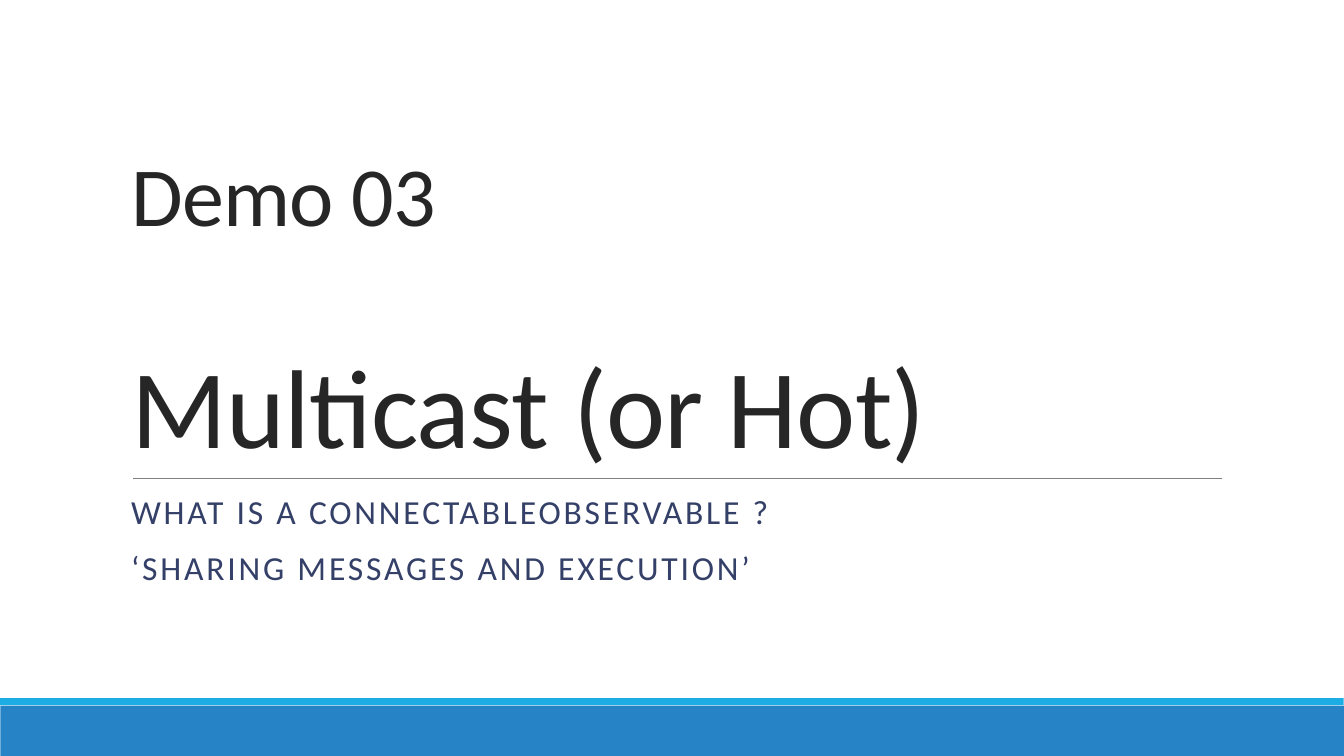
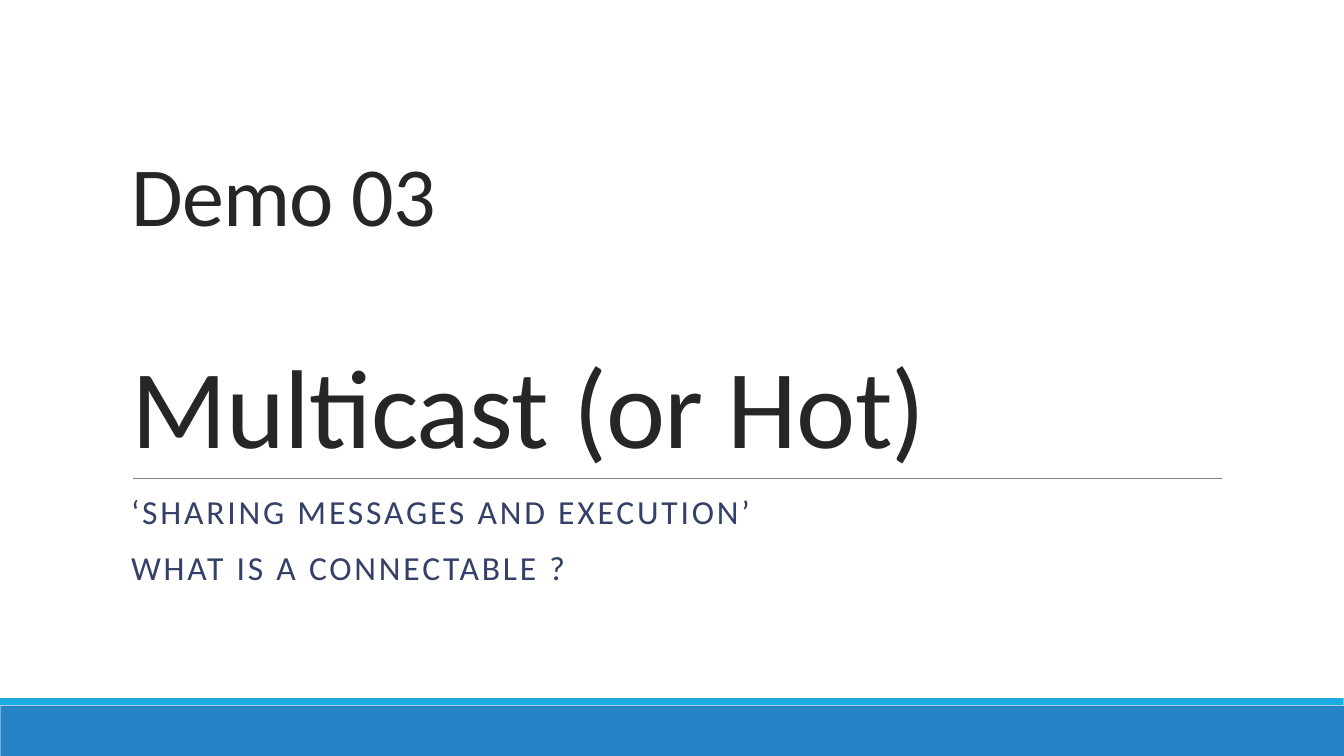
Before and after one commit to AGiorgetti/rxjs101, a slide deck: slide 17 of ReactiveProgramming_RxJS.pptx (slide 16 before the commit). Drawn at 1344x756 pixels with LibreOffice and Linux fonts; fonts in the diff are those of the drawing. Boxes give left, top, right and bottom in pixels: in the first picture for what was removed or moved away, otherwise in the second. Text is boxed around its words. In the diff, an @@ line names an element or a change of style, - is before the commit and + after.

```diff
--- a/ReactiveProgramming_RxJS.pptx
+++ b/ReactiveProgramming_RxJS.pptx
@@ text at (131,502,740,525): paragraph removed @@
-WHAT IS A CONNECTABLEOBSERVABLE ?
@@ text at (131,558,536,581): paragraph added @@
+WHAT IS A CONNECTABLE ?
```
Also in this commit, not shown: 9 other slides changed, 2 slides added, 1 slide removed, 19 other files.
